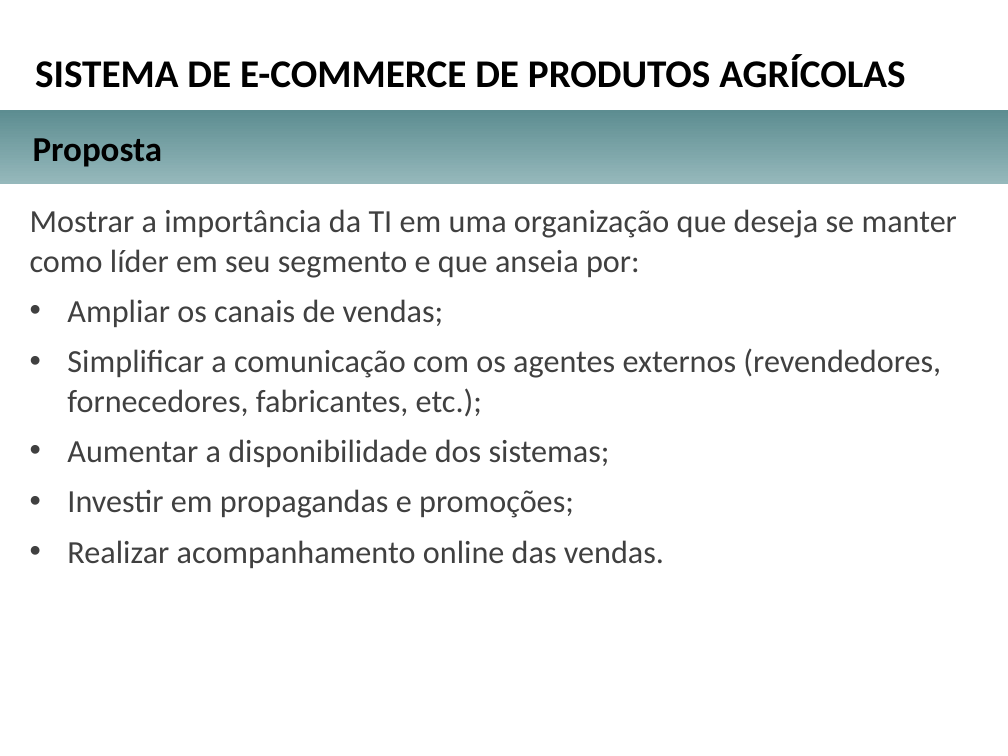
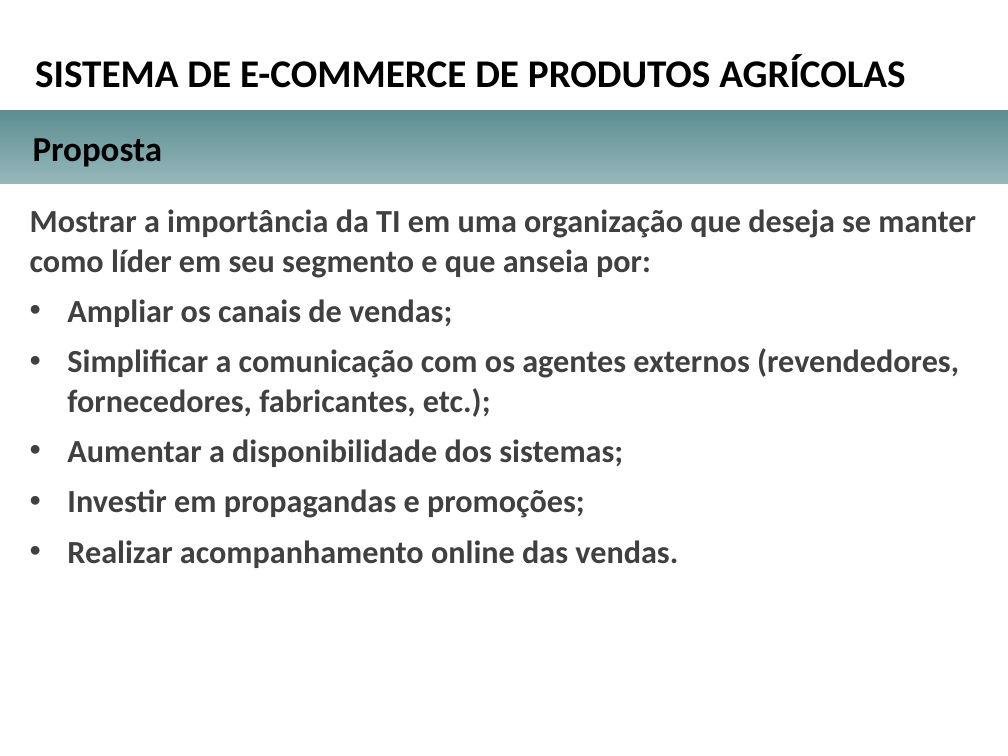
Before and after one commit to herberton/tcc, a slide deck: slide 2 of apresentacao.pptx. Drawn at 1008x756 pixels with LibreOffice and Linux fonts; fonts in the diff are those of the drawing; background and template pictures are left out. Boxes give left, top, right and bottom in pixels: in the first picture for what was removed or moved away, otherwise in the second. Text is boxed around its words. In the diff, an @@ line names an element or a change of style, - is before the commit and + after.

```diff
--- a/apresentacao.pptx
+++ b/apresentacao.pptx
@@ text "Mostrar a importância da TI ..." at (30,209,975,568): bold on @@
```
Also in this commit, not shown: 5 other slides changed, 8 slides added, 3 slides removed, 1 other file.
